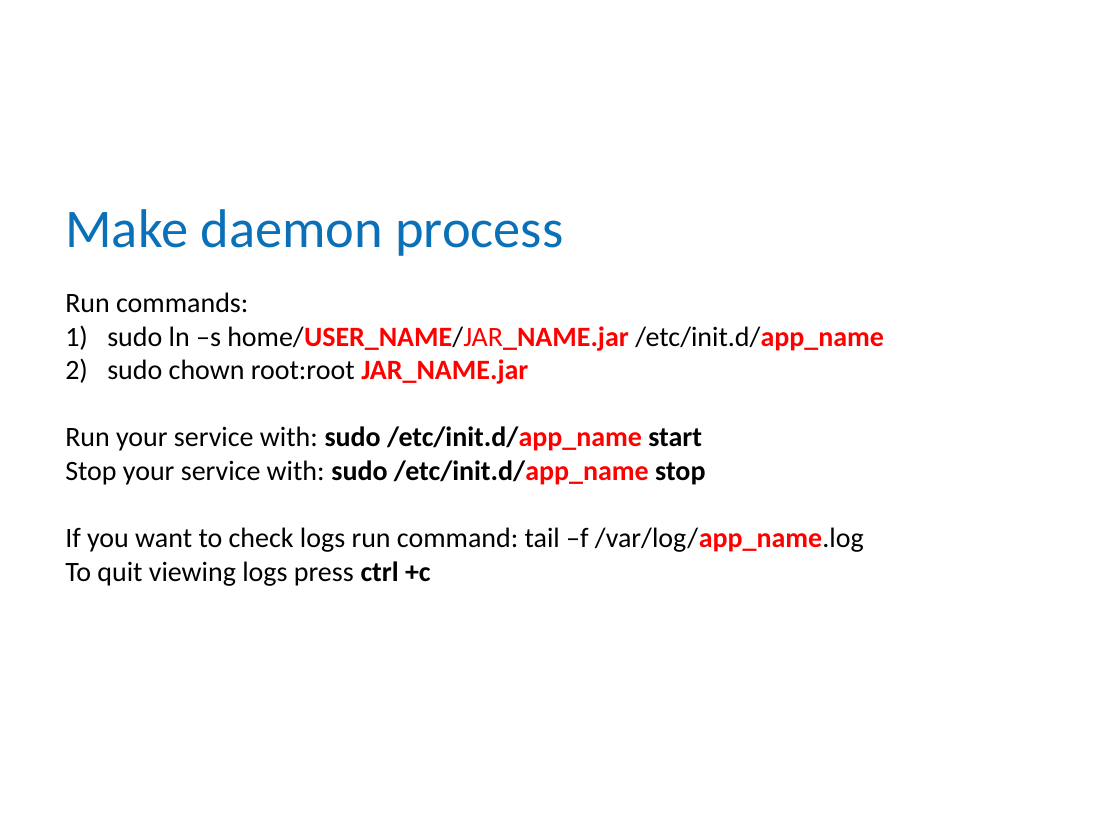
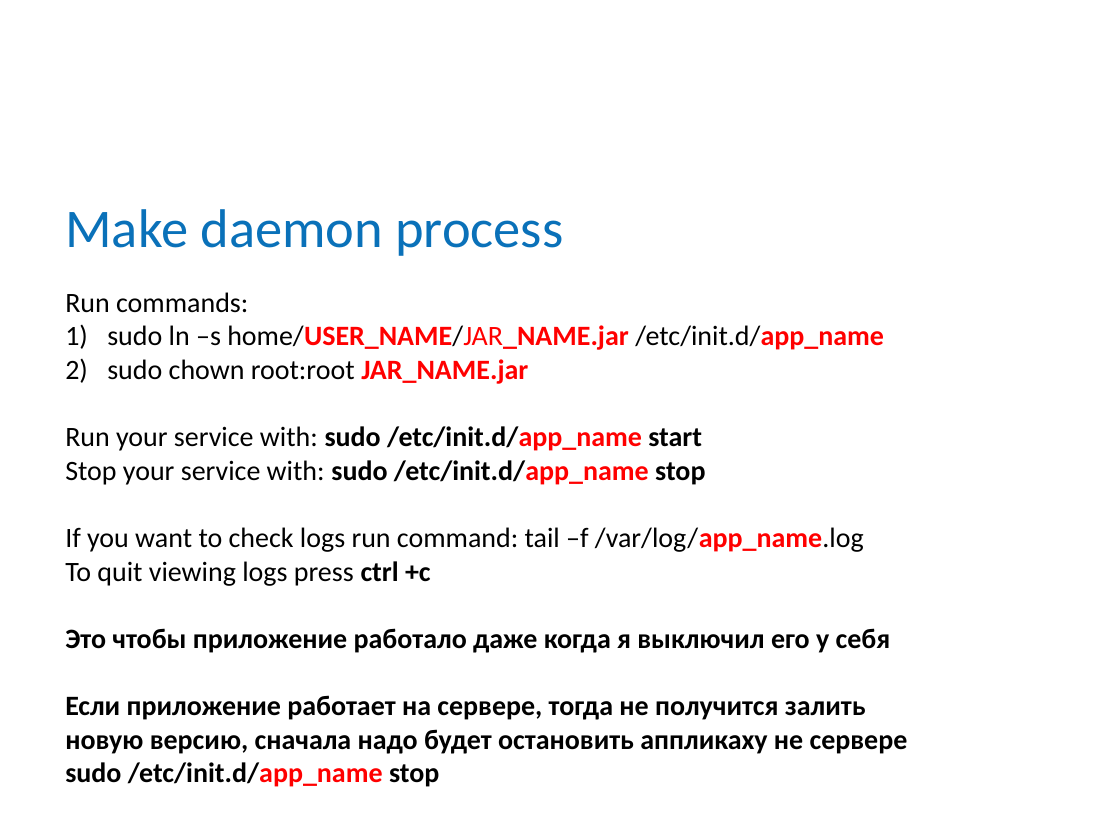
Before and after one commit to mitka0260/BCSlessons, a slide deck: slide 16 of src/main/java/ee/bcs/java/lectures/Loeng47 - Google-Cloud-Deploy.pptx (slide 9 before the commit). Drawn at 1120x840 pixels with LibreOffice and Linux fonts; fonts in the diff are those of the drawing; background and template pictures are left out. Boxes give left, top, right and bottom in pixels: in the first picture for what was removed or moved away, otherwise in the second. Text is boxed around its words. In the diff, an @@ line names an element or a change of style, - is before the commit and + after.

```diff
--- a/src/main/java/ee/bcs/java/lectures/Loeng47 - Google-Cloud-Deploy.pptx
+++ b/src/main/java/ee/bcs/java/lectures/Loeng47 - Google-Cloud-Deploy.pptx
@@ text at (65, 628, 908, 787): paragraphs added @@
+Это чтобы приложение работало даже когда я выключил его у себя
+Если приложение работает на сервере, тогда не получится залить новую версию, сначала надо будет остановить аппликаху не сервере
+sudo /etc/init.d/app_name stop
```
Also in this commit, not shown: 4 other slides changed, 7 slides added, 1 other file.
